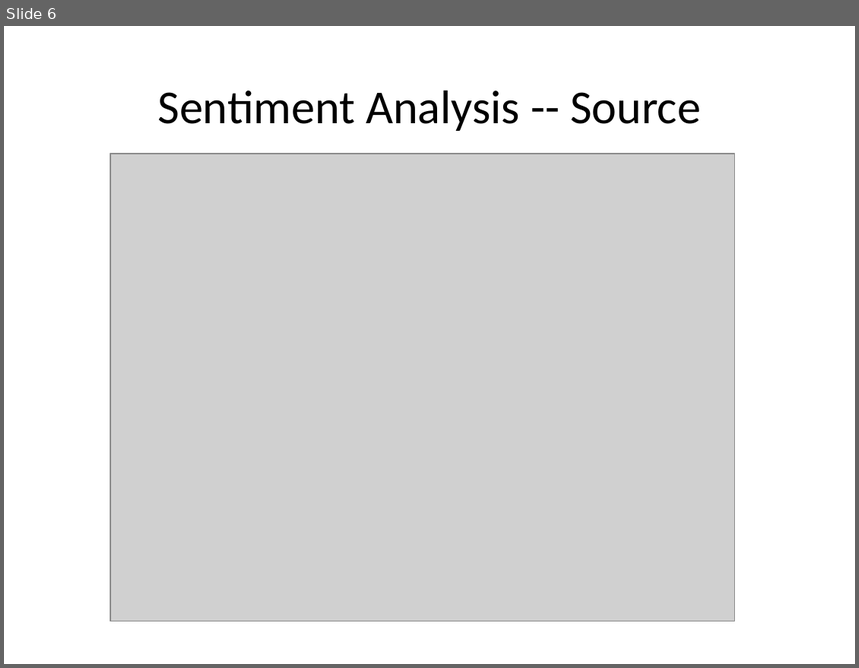
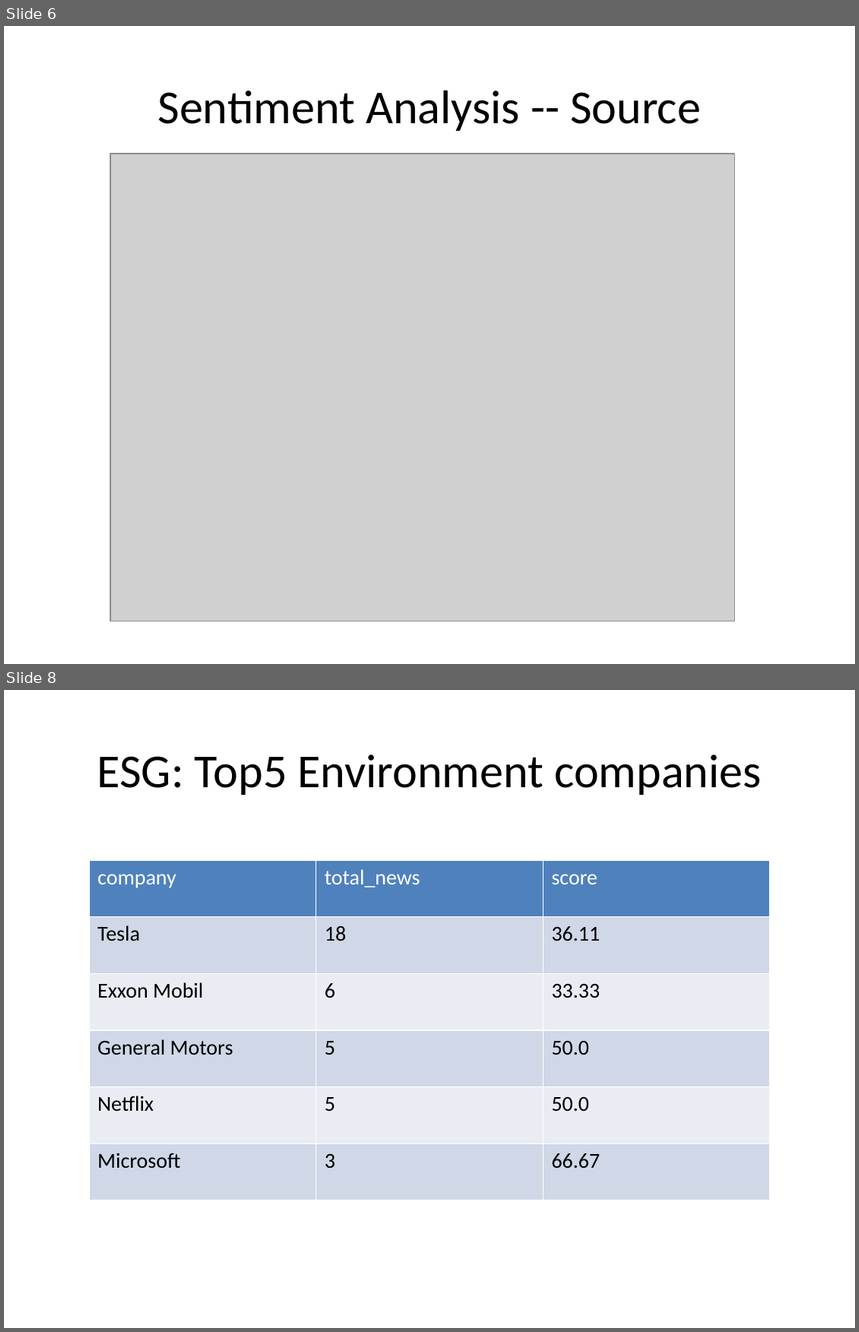
Before and after one commit to yuchiahung/Fintech-2021-T2, a slide deck: news_summary_t2.pptx. Shown one above the other, each under a label of ours: slide 6 before the commit, slides 6 and 8 after it; the slides between them are not shown. The pictures are 859x668 and 859x1332 pixels, drawn with LibreOffice and Linux fonts; fonts in the diff are those of the drawing; grey boxes stand for pictures. Boxes give left, top, right and bottom in pixels: in the first picture for what was removed or moved away, otherwise in the second. Text is boxed around its words. In the diff, an @@ line names an element or a change of style, - is before the commit and + after.

```diff
--- a/news_summary_t2.pptx
+++ b/news_summary_t2.pptx
@@ slide 8 added at (4,690,855,1328), background #FFFFFF @@
@@ title added at (97,755,762,795), 40 pt, text #000000 @@
+ESG: Top5 Environment companies
@@ table added at (89,860,771,1201), 6 rows, 3 columns @@
+company | total_news | score
+Tesla | 18 | 36.11
+Exxon Mobil | 6 | 33.33
+General Motors | 5 | 50.0
+Netflix | 5 | 50.0
+Microsoft | 3 | 66.67
```
Also in this commit, not shown: 2 slides changed, 4 other slides added, 4 slides removed, 10 other files.
